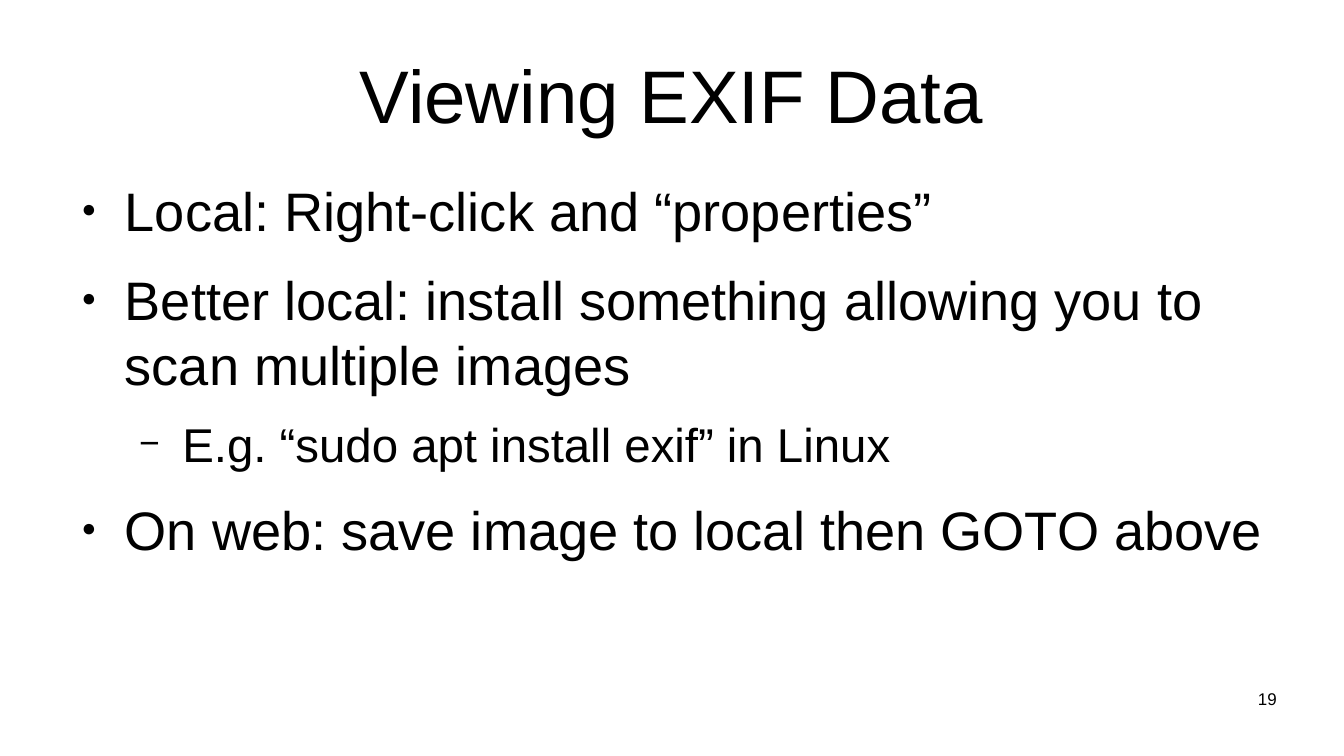
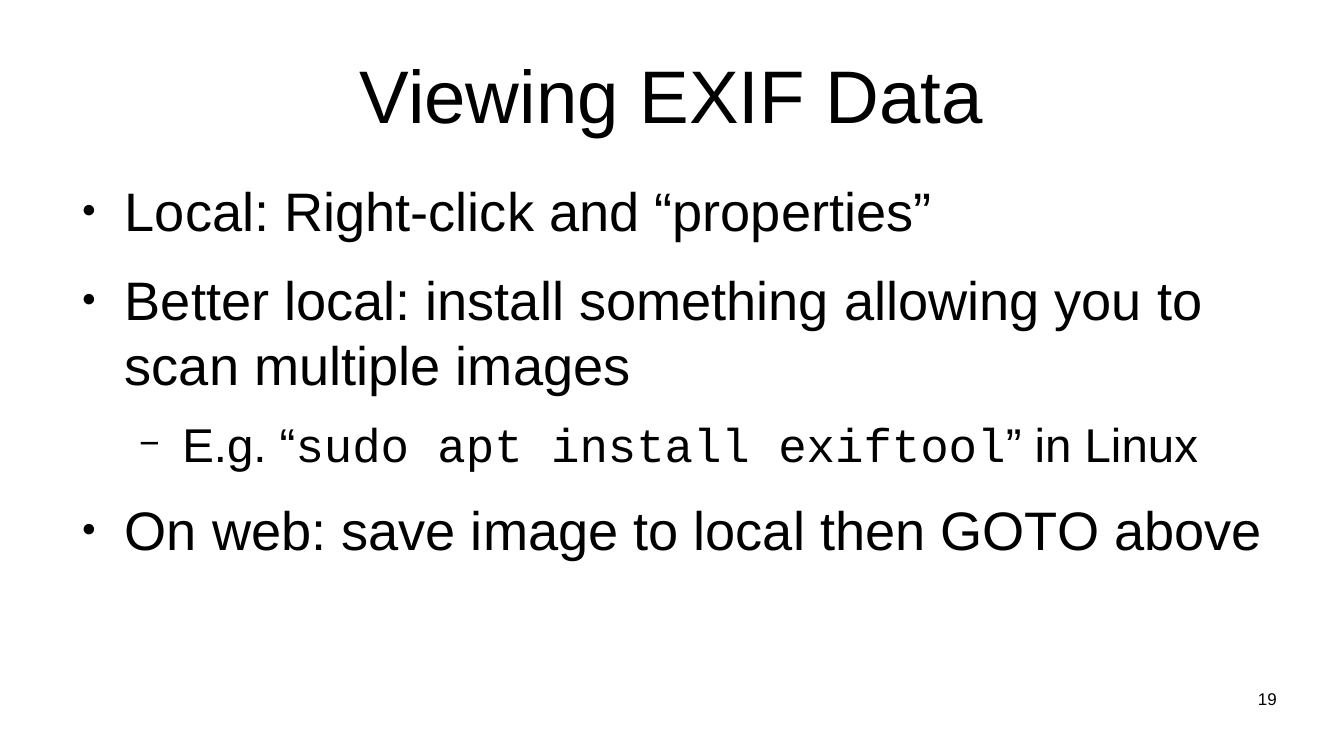
Before and after one commit to sftcd/witidtm, a slide deck: slide 19 of lectures/2022-2023/labs.odp. Drawn at 1344x756 pixels with LibreOffice and Linux fonts; fonts in the diff are those of the drawing. Boxes give left, top, right and bottom in pixels: in the first picture for what was removed or moved away, otherwise in the second. Text is boxed around its words. In the diff, an @@ line names an element or a change of style, - is before the commit and + after.

```diff
--- a/lectures/2022-2023/labs.odp
+++ b/lectures/2022-2023/labs.odp
@@ text at [182,427,1198,472]: text changed; font Arial to Courier New @@
-  − E.g. “sudo apt install exif” in Linux
+  − E.g. “sudo apt install exiftool” in Linux
```
Also in this commit, not shown: 3 other slides changed, 2 slides added, 1 other file.
